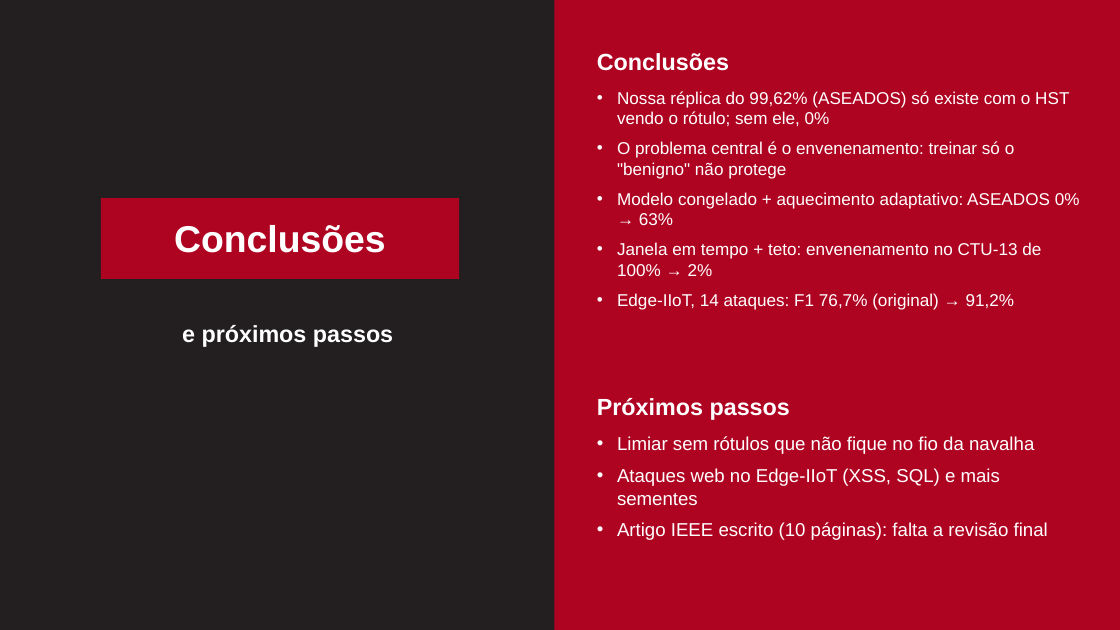
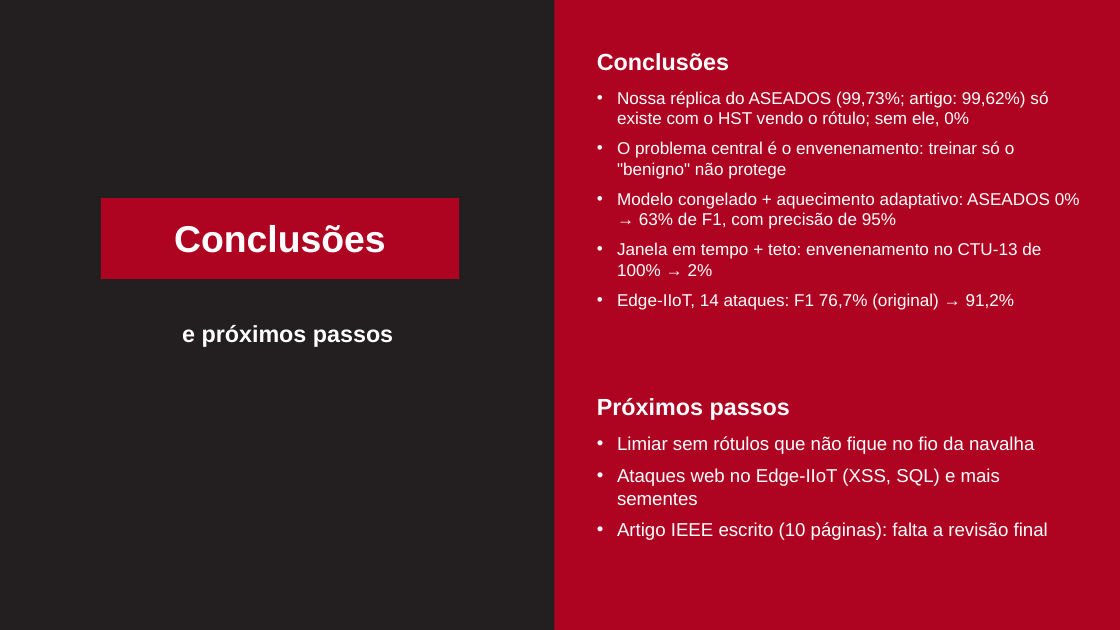
Before and after one commit to pedro664/replicacao-modus, a slide deck: slide 14 of Replicacao_MODUS_CIn_Etapa2.pptx (slide 13 before the commit). Drawn at 1120x630 pixels with LibreOffice and Linux fonts; fonts in the diff are those of the drawing. Boxes give left, top, right and bottom in pixels: in the first picture for what was removed or moved away, otherwise in the second. Text is boxed around its words. In the diff, an @@ line names an element or a change of style, - is before the commit and + after.

```diff
--- a/Replicacao_MODUS_CIn_Etapa2.pptx
+++ b/Replicacao_MODUS_CIn_Etapa2.pptx
@@ text at (617, 91, 1048, 126): text changed @@
-• Nossa réplica do 99,62% (ASEADOS) só existe com o HST vendo o rótulo; sem ele, 0%
+• Nossa réplica do ASEADOS (99,73%; artigo: 99,62%) só existe com o HST vendo o rótulo; sem ele, 0%
@@ text at (617, 192, 1080, 229): text changed @@
-• Modelo congelado + aquecimento adaptativo: ASEADOS 0% → 63%
+• Modelo congelado + aquecimento adaptativo: ASEADOS 0% → 63% de F1, com precisão de 95%
```
Also in this commit, not shown: 6 other slides changed, 1 slide added, 1 other file.
